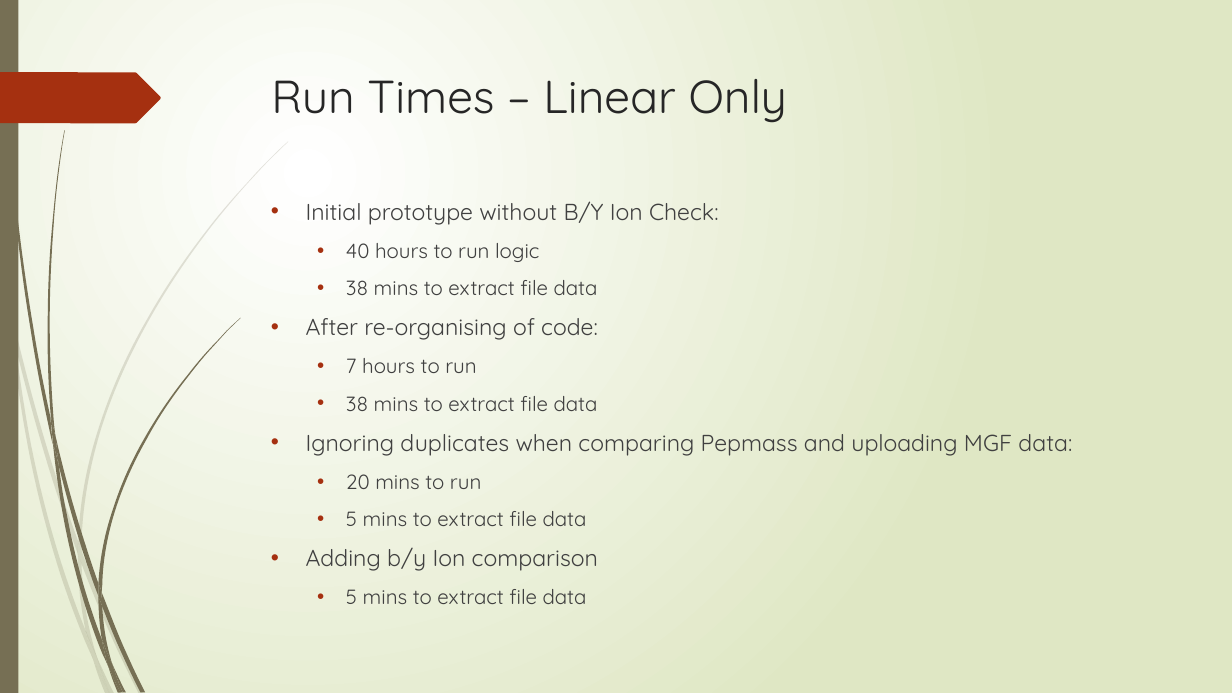
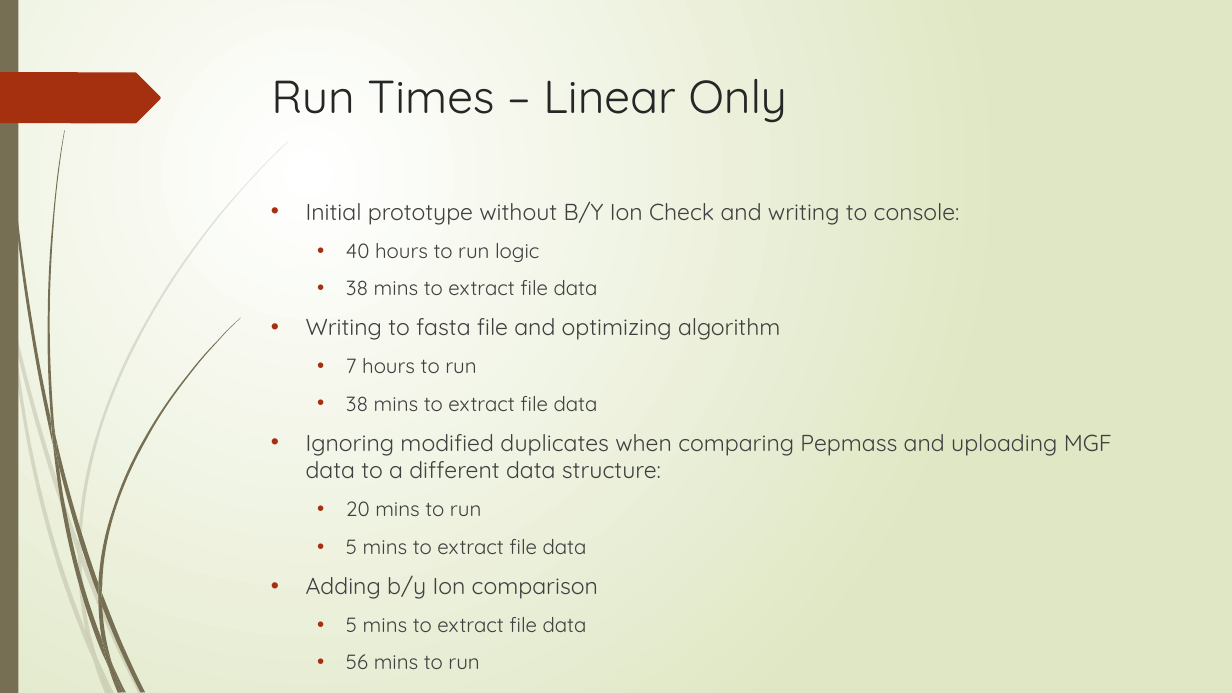
Before and after one commit to nhcha6/MersProject, a slide deck: slide 17 of MersProject/LabMeetingPresentation.pptx. Drawn at 1232x693 pixels with LibreOffice and Linux fonts; fonts in the diff are those of the drawing. Boxes give left, top, right and bottom in pixels: in the first picture for what was removed or moved away, otherwise in the second. Text is boxed around its words. In the diff, an @@ line names an element or a change of style, - is before the commit and + after.

Commit message:
Presentation updated

```diff
--- a/MersProject/LabMeetingPresentation.pptx
+++ b/MersProject/LabMeetingPresentation.pptx
@@ text at [306, 201, 960, 225]: text changed @@
-• Initial prototype without B/Y Ion Check:
+• Initial prototype without B/Y Ion Check and writing to console:
@@ text at [306, 318, 780, 340]: text changed @@
-• After re-organising of code:
+• Writing to fasta file and optimizing algorithm
@@ text at [306, 434, 1112, 478]: text changed @@
-• Ignoring duplicates when comparing Pepmass and uploading MGF data:
+• Ignoring modified duplicates when comparing Pepmass and uploading MGF data to a different data structure:
@@ text at [346, 654, 479, 669]: paragraph added @@
+  • 56 mins to run
```
Also in this commit, not shown: 8 other slides changed, 1 other file.
